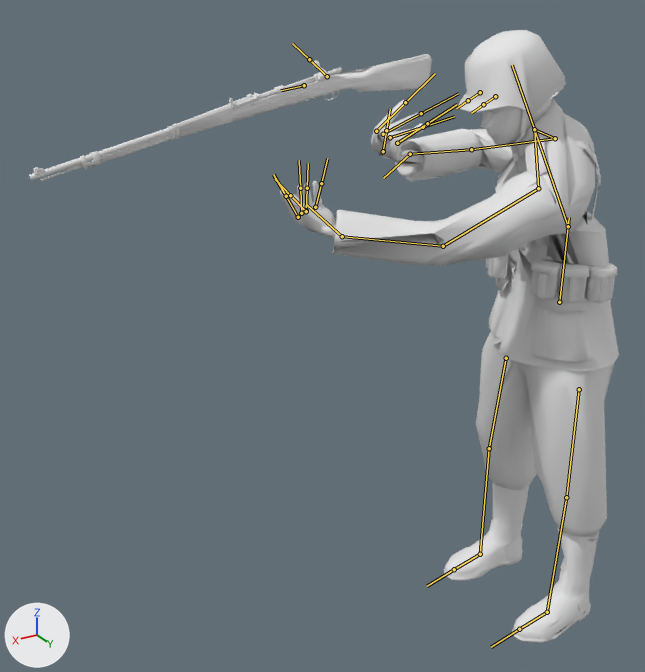
Renders of the FBX model builds/resources/meshes/german.fbx from each side of a commit.
Camera for both pictures: a 50 mm lens placed at (45.7, 45.8, 51.7), pointed at (14.7, -5.8, 25.9). The axes (+X, +Y, +Z) are drawn at lower left. The lights are the same throughout. Both versions are drawn at frame 21 of the action 'Armature|Reload'; the numbers are the values there. The bones that bend it are drawn over the model as lines.

The first picture shows 'BlendMann.003'.
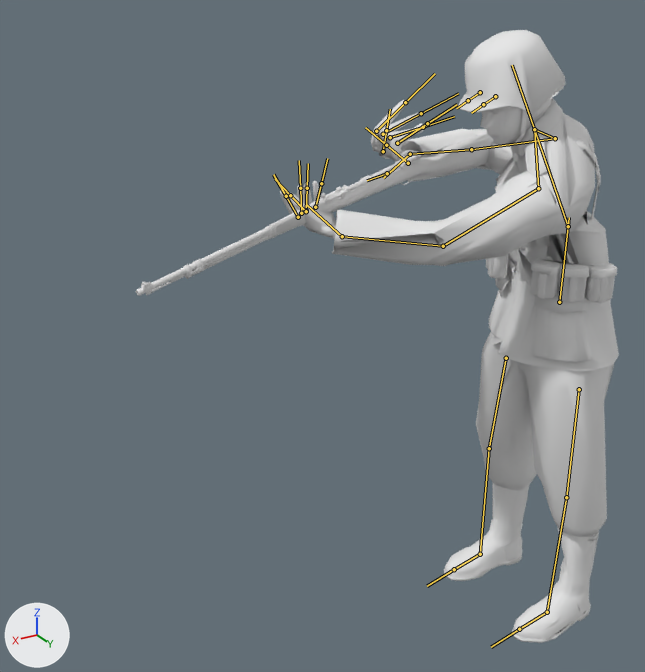
Changed parts and their boxes (x1, y1, x2, y2) in the pictures (645 x 672 px):
'BlendMann.003', posed (18% narrower)
    before: (29, 30, 619, 643)
    after: (136, 30, 619, 643)
bone 'WeaponBone', root to tip
    before: (304, 85) to (281, 90)
    after: (387, 173) to (367, 180)

The change, as a diff of the scene's bpy script:
```diff
--- a/builds/resources/meshes/german.fbx.py
+++ b/builds/resources/meshes/german.fbx.py
@@ bone_weaponbone @@
 bone_weaponbone = bpy.data.objects['Armature'].pose.bones['WeaponBone']  # child of 'RHand'
-bone_weaponbone.location = (-0.9, 2.01, 4.29)
-bone_weaponbone.rotation_quaternion = (0.603, 0.087, -0.79, -0.06)  # degrees (-37, -109, 39)
+bone_weaponbone.location = (-0.93, 1.35, -4.54)
+bone_weaponbone.rotation_quaternion = (0.592, 0.095, -0.8, 0.007)  # degrees (-19, -108, 27)
```
